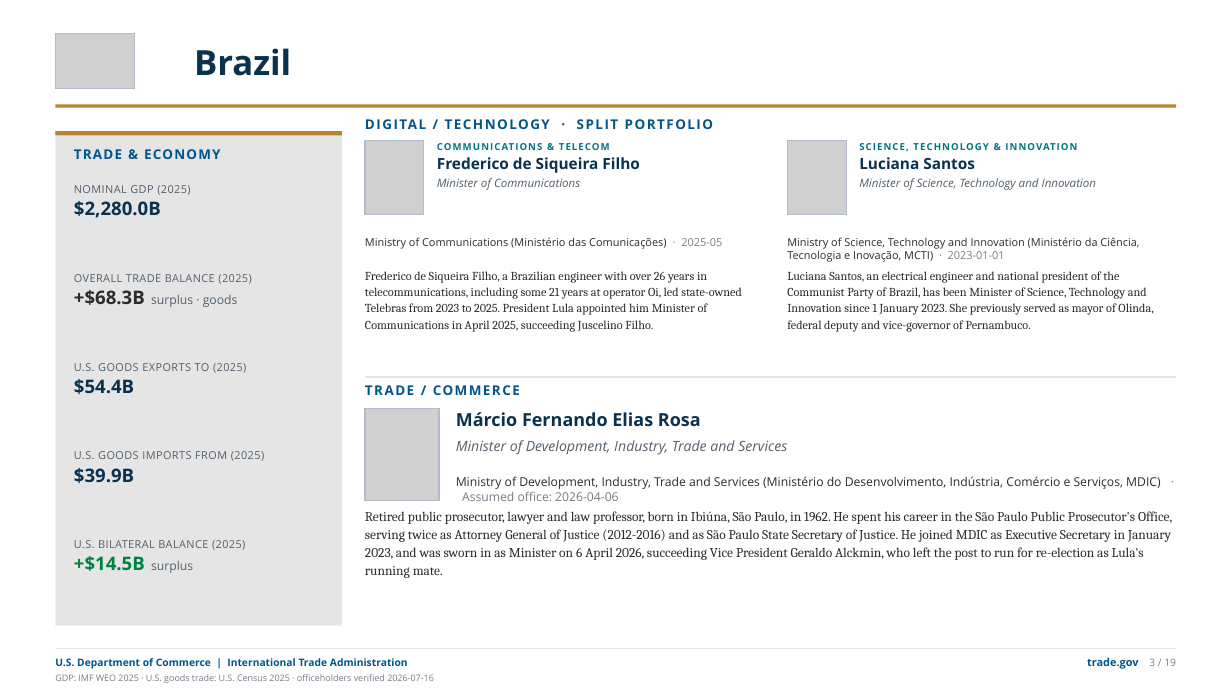
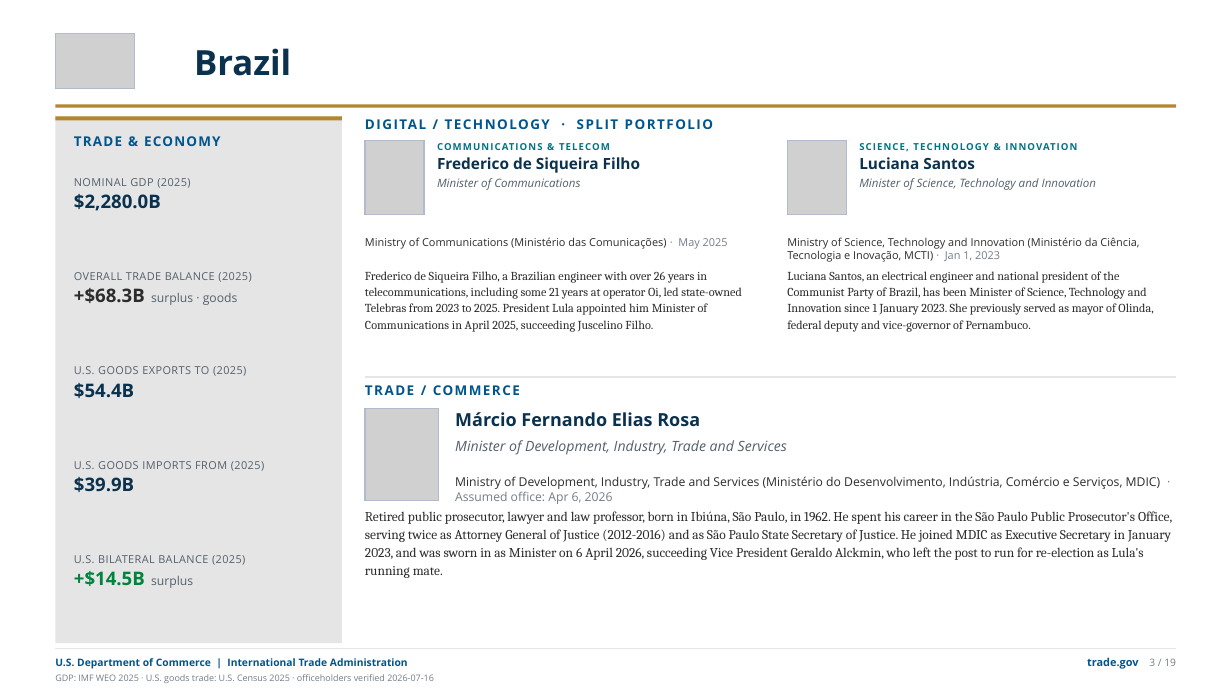
Before and after one commit to jsilbs18-cloud/Photo, a slide deck: slide 6 of output/g20-ministers-trade-deck.pptx (slide 7 before the commit). Drawn at 1232x693 pixels with LibreOffice and Linux fonts; fonts in the diff are those of the drawing; grey boxes stand for pictures. Boxes give left, top, right and bottom in pixels: in the first picture for what was removed or moved away, otherwise in the second. Text is boxed around its words. In the diff, an @@ line names an element or a change of style, - is before the commit and + after.

```diff
--- a/output/g20-ministers-trade-deck.pptx
+++ b/output/g20-ministers-trade-deck.pptx
@@ rectangle: place and size @@
-rectangle at [55,131,342,135]
+rectangle at [55,116,342,120]
@@ rectangle: place and size @@
-rectangle at [55,131,342,626]
+rectangle at [55,116,342,643]
@@ text "TRADE & ECONOMY": place and size @@
-text "TRADE & ECONOMY" at [74,149,220,159]
+text "TRADE & ECONOMY" at [74,136,220,146]
@@ text "NOMINAL GDP (2025)": place and size @@
-text "NOMINAL GDP (2025)" at [74,185,190,218]
+text "NOMINAL GDP (2025)" at [74,178,190,211]
@@ text at [365,237,728,249]: text changed @@
-Ministry of Communications (Ministério das Comunicações) · 2025-05
+Ministry of Communications (Ministério das Comunicações) · May 2025
@@ text at [787,237,1139,262]: text changed @@
-Ministry of Science, Technology and Innovation (Ministério da Ciência, Tecnologia e Inovação, MCTI) · 2023-01-01
+Ministry of Science, Technology and Innovation (Ministério da Ciência, Tecnologia e Inovação, MCTI) · Jan 1, 2023
@@ text "U.S. GOODS EXPORTS TO (2025)": place and size @@
-text "U.S. GOODS EXPORTS TO (2025)" at [74,363,246,394]
+text "U.S. GOODS EXPORTS TO (2025)" at [74,366,246,398]
@@ text "U.S. GOODS IMPORTS FROM (2025)": place and size @@
-text "U.S. GOODS IMPORTS FROM (2025)" at [74,451,264,483]
+text "U.S. GOODS IMPORTS FROM (2025)" at [74,461,264,492]
@@ text at [455,476,1161,504]: text changed @@
-Ministry of Development, Industry, Trade and Services (Ministério do Desenvolvimento, Indústria, Comércio e Serviços, MDIC) · Assumed office: 2026-04-06
+Ministry of Development, Industry, Trade and Services (Ministério do Desenvolvimento, Indústria, Comércio e Serviços, MDIC) · Assumed office: Apr 6, 2026
@@ text "U.S. BILATERAL BALANCE (2025)": place and size @@
-text "U.S. BILATERAL BALANCE (2025)" at [74,540,245,573]
+text "U.S. BILATERAL BALANCE (2025)" at [74,555,245,588]
```
Also in this commit, not shown: 22 other slides changed, 1 slide removed, 39 other files.
